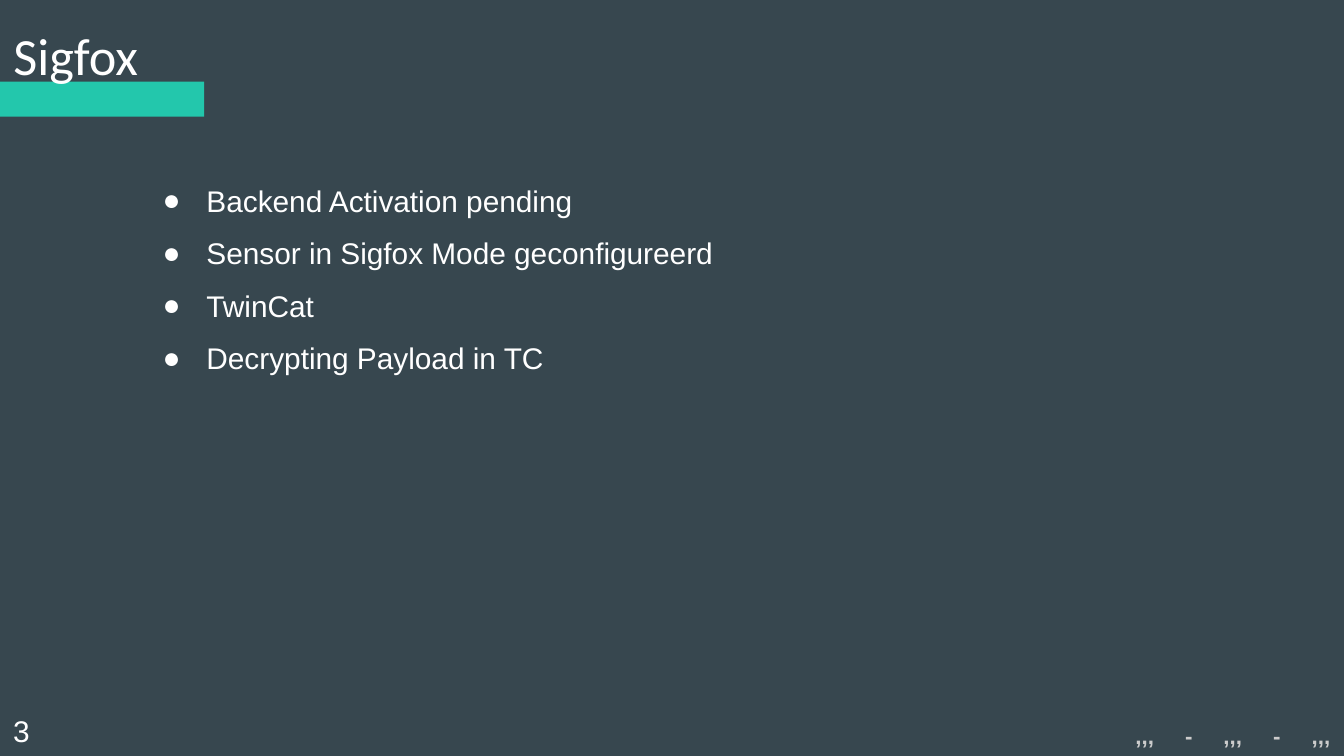
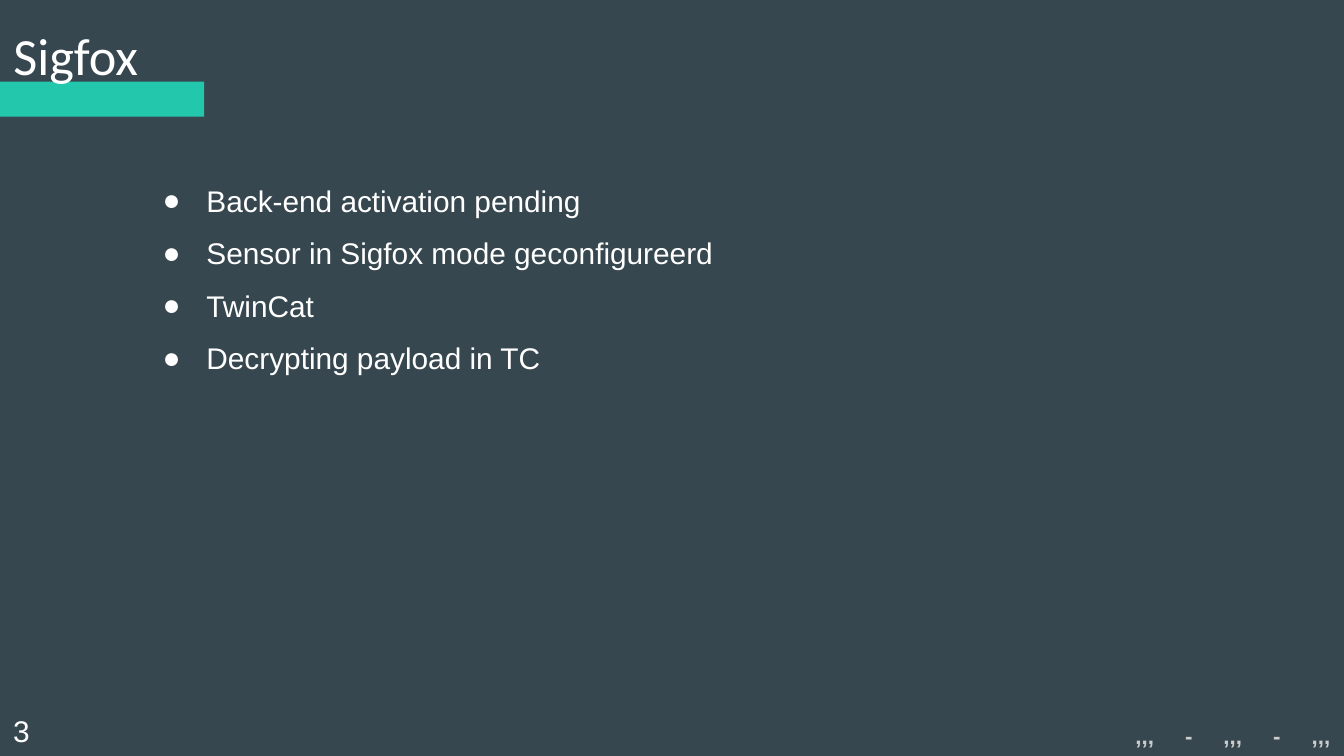
Before and after one commit to Koffiejoe/IA-EnOcean, a slide deck: slide 5 of Presentaties/3Wekelijkse PowerPoint/nieuweppt.pptx. Drawn at 1344x756 pixels with LibreOffice and Linux fonts; fonts in the diff are those of the drawing. Boxes give left, top, right and bottom in pixels: in the first picture for what was removed or moved away, otherwise in the second. Text is boxed around its words. In the diff, an @@ line names an element or a change of style, - is before the commit and + after.

Commit message:
update ppt

```diff
--- a/Presentaties/3Wekelijkse PowerPoint/nieuweppt.pptx
+++ b/Presentaties/3Wekelijkse PowerPoint/nieuweppt.pptx
@@ subtitle at (206, 190, 713, 270): text changed @@
-● Backend Activation pending
-● Sensor in Sigfox Mode geconfigureerd
+● Back-end activation pending
+● Sensor in Sigfox mode geconfigureerd
@@ subtitle at (206, 347, 540, 375): text changed @@
-● Decrypting Payload in TC
+● Decrypting payload in TC
```
Also in this commit, not shown: 1 other slide changed, 1 slide added.
